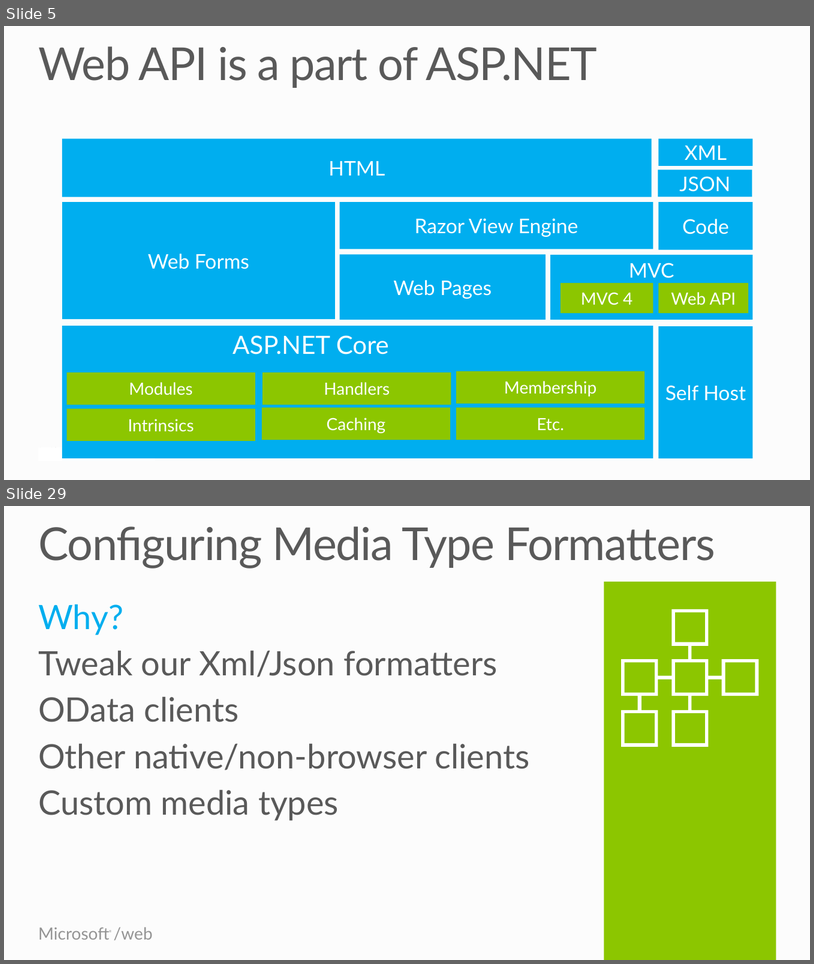
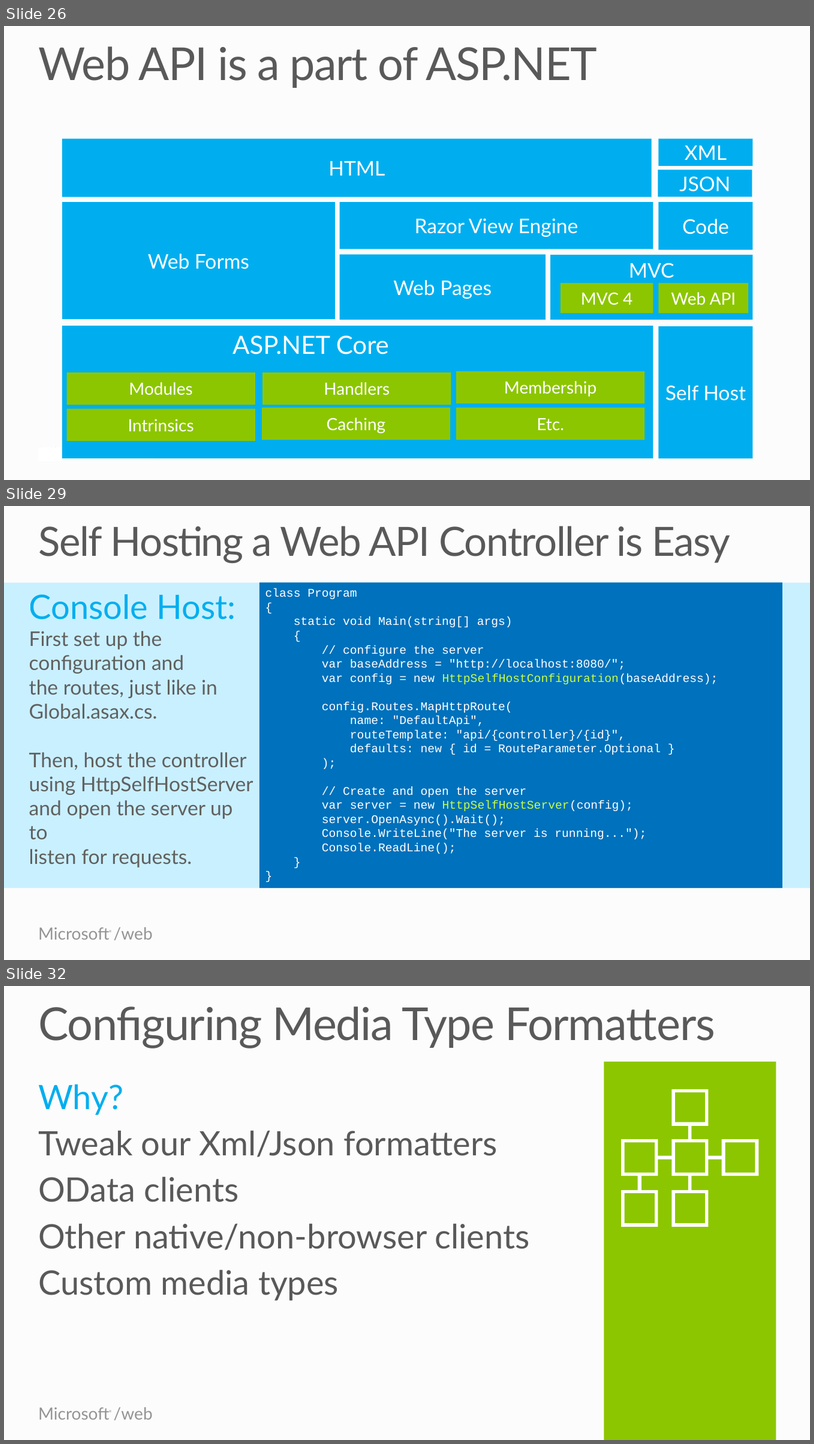
Before and after one commit to Microsoft-Web/WebTK-Presentations, a slide deck: AddingWebApiToASPNETSite/AddingWebApiToASPNETSite.pptx. Shown one above the other, each under a label of ours: slides 5 and 29 before the commit, slides 26, 29 and 32 after it; the slides between them are not shown. The pictures are 814x964 and 814x1444 pixels, drawn with LibreOffice and Linux fonts; fonts in the diff are those of the drawing. Boxes give left, top, right and bottom in pixels: in the first picture for what was removed or moved away, otherwise in the second. Text is boxed around its words. In the diff, an @@ line names an element or a change of style, - is before the commit and + after.

```diff
--- a/AddingWebApiToASPNETSite/AddingWebApiToASPNETSite.pptx
+++ b/AddingWebApiToASPNETSite/AddingWebApiToASPNETSite.pptx
@@ slide 29 added at (4, 506, 810, 960), background #FCFCFC; not listed: 2 template elements that a slide beside it also shows @@
@@ title added at (38, 526, 731, 563), 48 pt, text #595959 @@
+Self Hosting a Web API Controller is Easy
@@ rectangle added at (4, 583, 810, 888), fill #C9F0FF @@
@@ text added at (29, 594, 254, 839), 24 pt, text #5F5F5F @@
+Console Host:
+First set up the
+configuration and
+the routes, just like in
+Global.asax.cs.
+Then, host the controller
+using HttpSelfHostServer
+and open the server up to
+listen for requests.
@@ rectangle added at (259, 582, 783, 888), fill #0071BC, 14 pt, text #FFFFFF @@
+class Program
+{
+static void Main(string[] args)
+{
+// configure the server
+var baseAddress = "http://localhost:8080/";
+var config = new HttpSelfHostConfiguration(baseAddress);
+config.Routes.MapHttpRoute(
+name: "DefaultApi",
+routeTemplate: "api/{controller}/{id}",
+defaults: new { id = RouteParameter.Optional }
+);
+// Create and open the server
+var server = new HttpSelfHostServer(config);
+server.OpenAsync().Wait();
+Console.WriteLine("The server is running...");
+Console.ReadLine();
+}
+}
@@ what was slide 5 is now slide 26 @@
@@ what was slide 29 is now slide 32 @@
```
Also in this commit, not shown: 3 slides changed, 2 other slides added.
